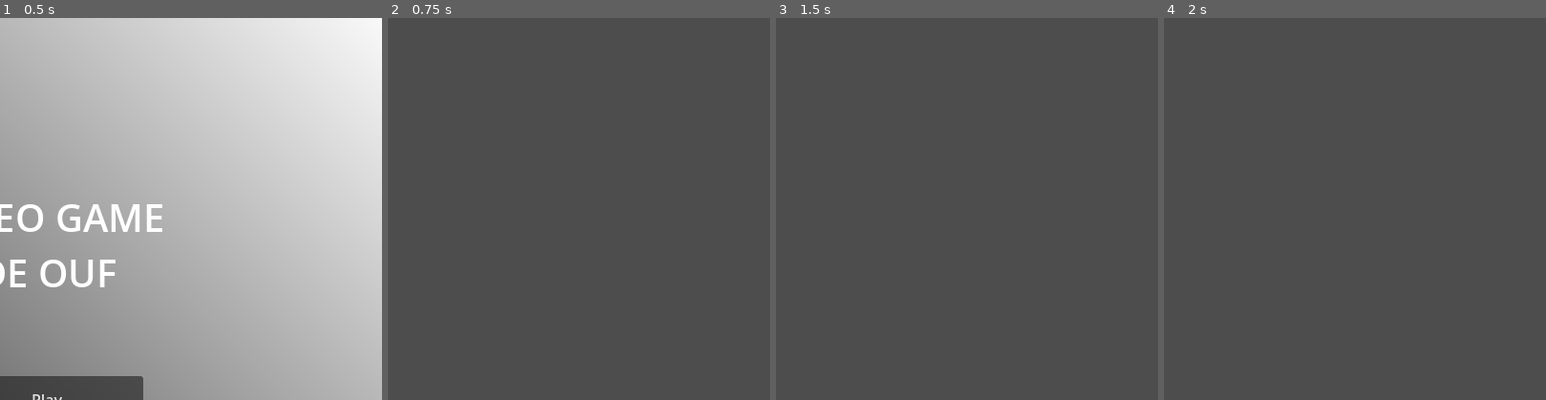
Above: before the commit, frames 1-4 (left to right).
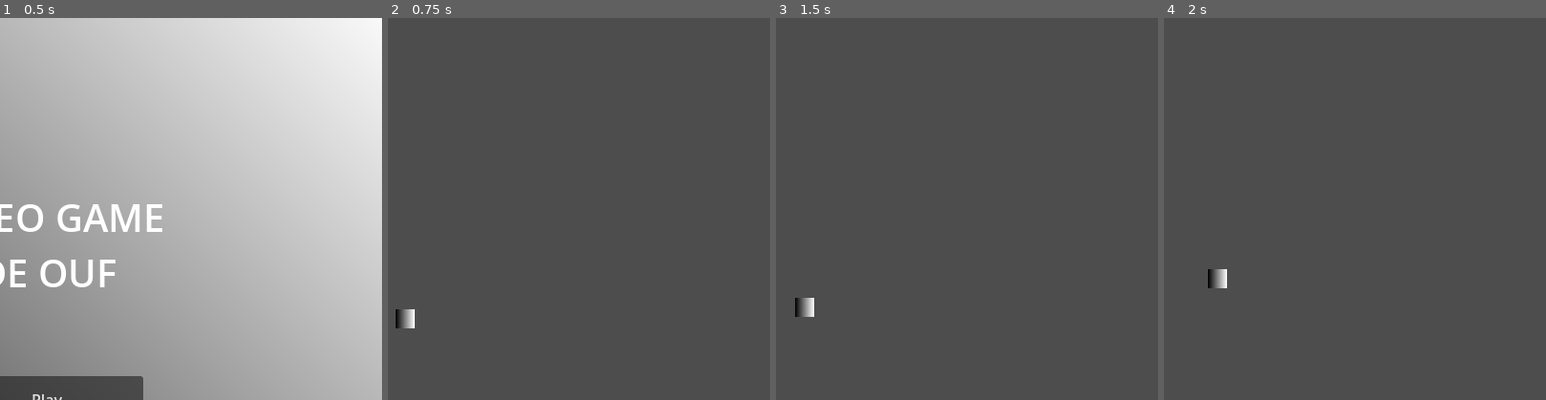
Above: after the commit, the same moments.

Repository: ChevalMonsieur/sae_projet_innov
Game: Godot game, scene res://scenes/main_menu.tscn
Two runs of this game, one before a commit and one after it. Both use one fixed random seed, a clock stepped at 60 frames per second and the inputs below.
Inputs:
- Up to frame 1 (0.5 s): no input
- Up to frame 2 (0.75 s): click "Play" at 0.5 s
- Up to frame 3 (1.5 s): tap Enter at 1.25 s; hold D from 1.28 s (still down); hold Z from 1.28 s (still down)
- Up to frame 4 (2 s): keep holding D; keep holding Z; tap Q at 1.55 s
The pictures show only the part of the screen within x 44-94%, y 0-50%; the shares and areas given below are measured in that part.

Frame 1 is identical in both runs. In frame 2, 0.2% of the frame differs, in the area x 2-7%, y 76-82%; in frame 3, 0.2%; in frame 4, 0.2%.

Commit message:
ajout player + deplacement (v1)

Diff:
--- a/projet_godot/scenes/actual_game.tscn
+++ b/projet_godot/scenes/actual_game.tscn
@@ -1,6 +1,10 @@
-[gd_scene load_steps=2 format=3 uid="uid://ctd5g0r1nj7rx"]
+[gd_scene load_steps=3 format=3 uid="uid://b4r78r3p65uig"]
 
 [ext_resource type="Script" path="res://scripts/game_manager.gd" id="1_g1kg4"]
+[ext_resource type="PackedScene" uid="uid://dmvvvafdjbyh" path="res://scenes/player.tscn" id="2_5lm4u"]
 
 [node name="game_manager" type="Node2D"]
 script = ExtResource("1_g1kg4")
+
+[node name="Player" parent="." instance=ExtResource("2_5lm4u")]
+position = Vector2(368, 315)
--- /dev/null
+++ b/projet_godot/scenes/player.tscn
@@ -0,0 +1,24 @@
+[gd_scene load_steps=5 format=3 uid="uid://dmvvvafdjbyh"]
+
+[ext_resource type="Script" path="res://scripts/player.gd" id="1_dhrar"]
+
+[sub_resource type="RectangleShape2D" id="RectangleShape2D_6kanr"]
+
+[sub_resource type="Gradient" id="Gradient_l2dab"]
+
+[sub_resource type="GradientTexture2D" id="GradientTexture2D_yxn3x"]
+gradient = SubResource("Gradient_l2dab")
+use_hdr = true
+
+[node name="Player" type="Node2D"]
+script = ExtResource("1_dhrar")
+
+[node name="StaticBody2D" type="StaticBody2D" parent="."]
+
+[node name="CollisionShape2D" type="CollisionShape2D" parent="StaticBody2D"]
+shape = SubResource("RectangleShape2D_6kanr")
+
+[node name="Sprite2D" type="Sprite2D" parent="."]
+position = Vector2(0, 4.76837e-07)
+scale = Vector2(0.3125, 0.3125)
+texture = SubResource("GradientTexture2D_yxn3x")
--- a/projet_godot/scripts/game_manager.gd
+++ b/projet_godot/scripts/game_manager.gd
@@ -2,7 +2,11 @@
 
 enum STATE {STARTING, IN_GAME, PAUSE, DEATH_PLAYER, DEATH_AI, ENDED}
 
-static var state: STATE = STATE.STARTING
+static var current_state: STATE
+
+# Called when the node enters the scene tree for the first time.
+func _ready() -> void:
+	current_state = STATE.IN_GAME
 
 # Called every frame. 'delta' is the elapsed time since the previous frame.
 func _process(delta: float) -> void:
--- /dev/null
+++ b/projet_godot/scripts/player.gd
@@ -0,0 +1,23 @@
+extends Node2D
+
+
+const game_manager = preload("res://scripts/game_manager.gd")
+
+# Called when the node enters the scene tree for the first time.
+func _ready() -> void:
+	pass # Replace with function body.
+
+
+# Called every frame. 'delta' is the elapsed time since the previous frame.
+func _physics_process(_delta: float) -> void:
+	if (game_manager.current_state == game_manager.STATE.IN_GAME):
+		if (Input.is_key_pressed(KEY_Z)):
+			position.y = position.y-1
+		if (Input.is_key_pressed(KEY_S)):
+			position.y = position.y+1
+		if (Input.is_key_pressed(KEY_Q)):
+			position.x = position.x-1
+		if (Input.is_key_pressed(KEY_D)):
+			position.x = position.x+1
+	else:
+		print(game_manager.current_state)
